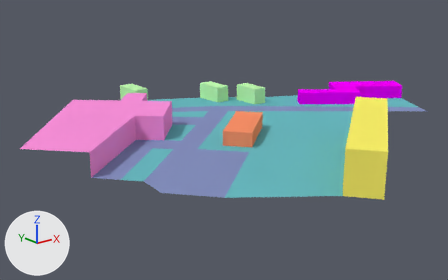
An edit to the Blender file examples/resources/reduced_ihtapark2.blend, drawn before and after from the same camera.
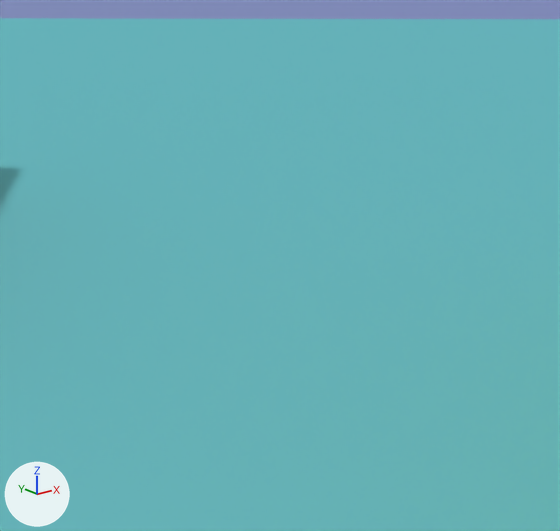
Old and new are each drawn whole from a 50 mm camera at (-181.3, -227.7, 93.0) aimed at (18.2, 21.8, -6.7) and again close up on the part from 60% to 72% of the width and 39% to 57% of the height. Lighting does not change. The marker at lower left points along +X, +Y and +Z. The last two pictures show the newer version.

Names of what the first close-up shows: 'Geometry'.
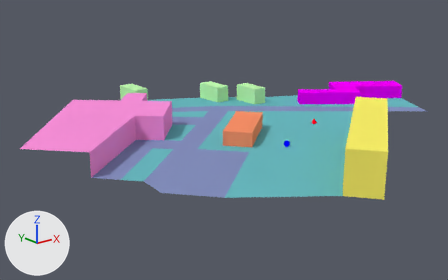
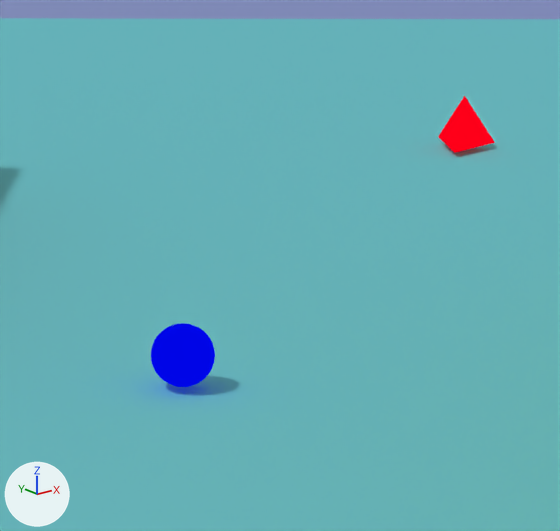
Changed parts and their boxes [x1, y1, x2, y2] in the close-ups (560 x 531 px):
'receiver', added (blue)
    after: [151, 323, 215, 387]
'source', added (red)
    after: [438, 96, 495, 153]

What changed in the scene script:
```text
Add mat_material_002:
    mat_material_002 = emission_material('Material.002')
    mat_material_002.base_color = (1.0, 0.0, 0.00978)  # red #ff0019
Add mat_material:
    mat_material = emission_material('Material')
    mat_material.base_color = (0.0, 0.00159, 0.801)  # blue #0005e7
Add me_cone:
    me_cone.from_pydata([(0.0, 1.2, -0.9), (1.04, -0.6, -0.9), (-1.04, -0.6, -0.9), (0.0, 0.0, 0.9)], [], [(0, 3, 1), (0, 1, 2), (1, 3, 2), (2, 3, 0)])
Add me_sphere:
    me_sphere.from_pydata(...)  # a UV sphere (32 segments, 16 rings, poles along z) spanning x -1.0..1.0, y -1.0..1.0, z -1.0..1.0
Add ob_source:
    ob_source = bpy.data.objects.new('source', me_cone)
    ob_source.location = (66.8, 2.18, -0.28)
    ob_source.scale = (1.5, 1.5, 1.5)
    ob_source.material_slots[0].link = 'OBJECT'; ob_source.material_slots[0].material = mat_material_002  # red #ff0019
Add ob_receiver:
    ob_receiver = bpy.data.objects.new('receiver', me_sphere)
    ob_receiver.location = (23.47, -20.84, 0.8)
    ob_receiver.scale = (1.5, 1.5, 1.5)
    ob_receiver.material_slots[0].link = 'OBJECT'; ob_receiver.material_slots[0].material = mat_material  # blue #0005e7
```
